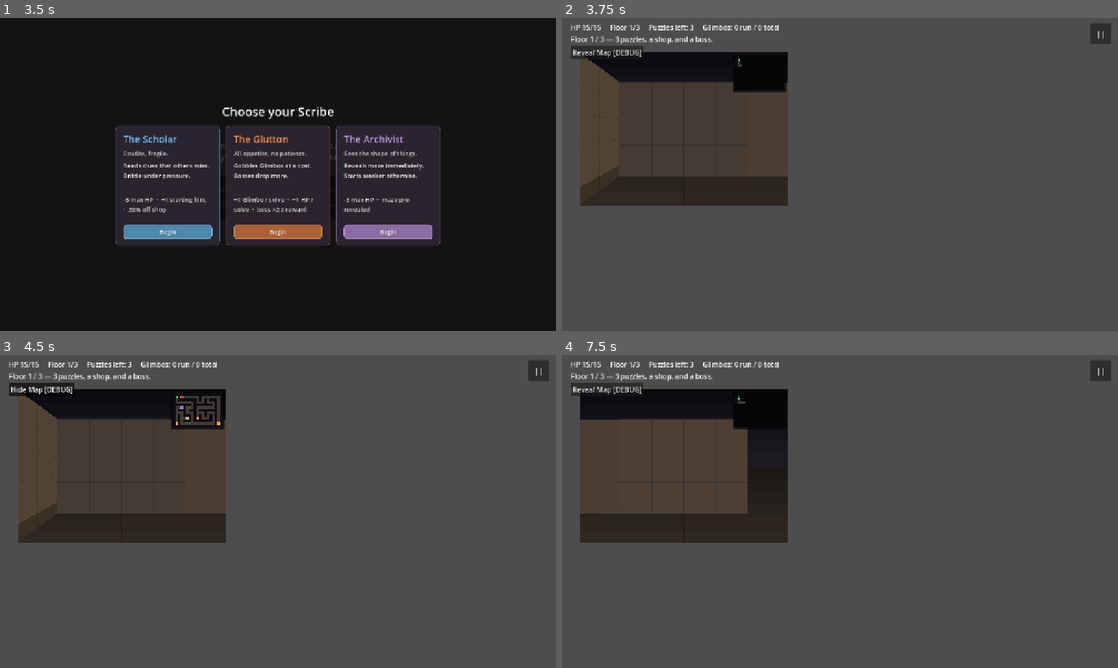
Above: before the commit, frames 1-4 (two rows, left to right).
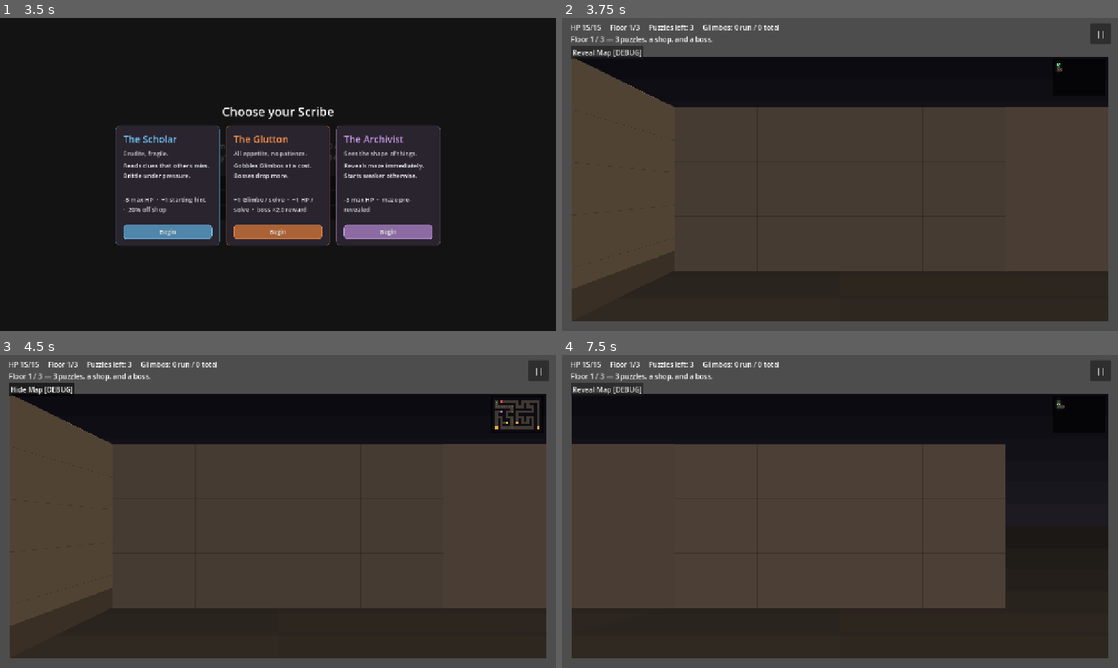
Above: after the commit, the same moments.

Repository: NickSanft/puzzle-dungeon-crawler
Game: Godot game, scene res://scenes/ui/main.tscn
The game is run twice, just before and just after one commit, with the same random seed, the same clock (stepped at 60 frames per second) and the same inputs.
Inputs (mouse positions are in pixels of both pictures, inside the frame that each line leads up to):
- Up to frame 1 (3.5 s): click "Start Run" at 0.5 s; click "Start Run" at 1.25 s; click "Start Daily" at 2 s; click "Start Daily" at 2.75 s
- Up to frame 2 (3.75 s): click "Begin" at 3.5 s
- Up to frame 3 (4.5 s): click "Reveal Map [DEBUG]" at 4.25 s
- Up to frame 4 (7.5 s): click "Hide Map [DEBUG]" at 5 s; click "||" at 5.75 s; click "Resume" at 6.5 s; tap Enter at 7.25 s; move the mouse to (962, 495) at 7.27 s; hold D from 7.28 s (still down); tap Q at 7.35 s; click (962, 495) at 7.42 s

Frame 1 is identical in both runs. In frame 2, 69% of the frame differs, in the area x 1-99%, y 10-97%; in frame 3, 69%; in frame 4, 47%.
Error before the commit: Parse Error: Identifier "mark_btn" not declared in the current scope. (res://scenes/puzzles/nonogram_board.gd:201)

Commit message:
feat(dungeon): runtime-resizable view fills available screen space

Diff:
--- a/project.godot
+++ b/project.godot
@@ -15,15 +15,6 @@
 config/features=PackedStringArray("4.6", "GL Compatibility")
 config/icon="res://icon.svg"
 
-[display]
-
-window/size/viewport_width=1280
-window/size/viewport_height=720
-window/size/resizable=true
-window/stretch/mode="canvas_items"
-window/stretch/aspect="expand"
-window/handheld/orientation=6
-
 [autoload]
 
 RNG="*res://scripts/core/rng.gd"
@@ -32,6 +23,14 @@
 RunManager="*res://scripts/core/run_manager.gd"
 Audio="*res://scripts/core/audio.gd"
 LayoutManager="*res://scripts/core/layout_manager.gd"
+
+[display]
+
+window/size/viewport_width=1280
+window/size/viewport_height=720
+window/stretch/mode="canvas_items"
+window/stretch/aspect="expand"
+window/handheld/orientation=6
 
 [dotnet]
 
--- a/scenes/dungeon/dungeon.gd
+++ b/scenes/dungeon/dungeon.gd
@@ -2,10 +2,14 @@
 extends Node2D
 
 # --- First-person view config ---
-const VIEW_W := 480
-const VIEW_H := 352
+# Default reference size; can be resized at runtime via set_view_size().
+const VIEW_W_DEFAULT := 480
+const VIEW_H_DEFAULT := 352
 const MAX_VIS_DEPTH := 6
 const DEPTH_SCALE := 0.62  # concentric-frame shrink per depth
+
+var _view_w: float = VIEW_W_DEFAULT
+var _view_h: float = VIEW_H_DEFAULT
 
 # --- Minimap ---
 const MINIMAP_TILE := 6
@@ -293,11 +297,23 @@
 static func _perpendicular(facing: int) -> Vector2i:
 	return FACING_VECTORS[(facing + 1) % 4]
 
+func set_view_size(w: float, h: float) -> void:
+	_view_w = max(200.0, w)
+	_view_h = max(160.0, h)
+	queue_redraw()
+
+# Test-only static variant for unit tests; uses the default size.
 static func _frame_at(depth: float) -> Rect2:
 	var s: float = pow(DEPTH_SCALE, depth)
-	var w: float = VIEW_W * s
-	var h: float = VIEW_H * s
-	return Rect2((VIEW_W - w) * 0.5, (VIEW_H - h) * 0.5, w, h)
+	var w: float = VIEW_W_DEFAULT * s
+	var h: float = VIEW_H_DEFAULT * s
+	return Rect2((VIEW_W_DEFAULT - w) * 0.5, (VIEW_H_DEFAULT - h) * 0.5, w, h)
+
+func _frame(depth: float) -> Rect2:
+	var s: float = pow(DEPTH_SCALE, depth)
+	var w: float = _view_w * s
+	var h: float = _view_h * s
+	return Rect2((_view_w - w) * 0.5, (_view_h - h) * 0.5, w, h)
 
 # --- Drawing ---
 
@@ -318,23 +334,21 @@
 	var parallax_x: float = 0.0
 
 	# --- Ceiling / floor gradients (6 strips each) -----------------------
-	var half_h: float = VIEW_H * 0.5
+	var half_h: float = _view_h * 0.5
 	var grad_steps: int = 6
 	for i in grad_steps:
 		var t0: float = float(i) / float(grad_steps)
 		var t1: float = float(i + 1) / float(grad_steps)
-		# Ceiling: dark at top → lighter at horizon
 		var c_top: Color = COLOR_CEILING_TOP.lerp(COLOR_CEILING_HORIZON, t0)
 		var c_bot: Color = COLOR_CEILING_TOP.lerp(COLOR_CEILING_HORIZON, t1)
 		var cy: float = t0 * half_h
 		var ch: float = (t1 - t0) * half_h
-		draw_rect(Rect2(0, cy, VIEW_W, ch), c_top.lerp(c_bot, 0.5))
-		# Floor: dark at horizon → lighter at bottom
+		draw_rect(Rect2(0, cy, _view_w, ch), c_top.lerp(c_bot, 0.5))
 		var f_top: Color = COLOR_FLOOR_HORIZON.lerp(COLOR_FLOOR_BOTTOM, t0)
 		var f_bot: Color = COLOR_FLOOR_HORIZON.lerp(COLOR_FLOOR_BOTTOM, t1)
 		var fy: float = half_h + t0 * half_h
 		var fh: float = (t1 - t0) * half_h
-		draw_rect(Rect2(0, fy, VIEW_W, fh), f_top.lerp(f_bot, 0.5))
+		draw_rect(Rect2(0, fy, _view_w, fh), f_top.lerp(f_bot, 0.5))
 
 	var fwd_v: Vector2i = FACING_VECTORS[_player_facing]
 	var left_v: Vector2i = FACING_VECTORS[(_player_facing + 3) % 4]
@@ -361,7 +375,7 @@
 		var back_tile: Vector2i = _player_pos + fwd_v * blocker
 		var back_col: Color = _wall_color_at(fog_t).lerp(COLOR_FOG, fog_t * 0.6)
 		back_col = _varied_wall_color(back_col, back_tile, 2)
-		var back_frame: Rect2 = _frame_at(float(blocker) + depth_offset)
+		var back_frame: Rect2 = _frame(float(blocker) + depth_offset)
 		back_frame.position.x += parallax_x
 		draw_rect(back_frame, back_col)
 		_draw_back_wall_stones(back_frame)
@@ -375,8 +389,8 @@
 	# Also: floor pattern, torch glow, door frames.
 	for depth in range(last_open, -1, -1):
 		var tile_pos: Vector2i = _player_pos + fwd_v * depth
-		var near_frame: Rect2 = _frame_at(float(depth) + depth_offset)
-		var far_frame: Rect2 = _frame_at(float(depth + 1) + depth_offset)
+		var near_frame: Rect2 = _frame(float(depth) + depth_offset)
+		var far_frame: Rect2 = _frame(float(depth + 1) + depth_offset)
 		near_frame.position.x += parallax_x
 		far_frame.position.x += parallax_x
 		var fog_near: float = float(depth) / float(MAX_VIS_DEPTH)
@@ -678,13 +692,13 @@
 	return flicker
 
 func _draw_trigger_marker(depth: float, parallax_x: float, trigger_type: String) -> void:
-	var near_frame: Rect2 = _frame_at(depth)
-	var far_frame: Rect2 = _frame_at(depth + 1)
+	var near_frame: Rect2 = _frame(depth)
+	var far_frame: Rect2 = _frame(depth + 1)
 	var y_far: float = far_frame.position.y + far_frame.size.y
 	var y_near: float = near_frame.position.y + near_frame.size.y
 	var mid_y: float = (y_far + y_near) * 0.5
 	var half_h: float = max(2.0, (y_near - y_far) * 0.35)
-	var cx: float = VIEW_W * 0.5 + parallax_x
+	var cx: float = _view_w * 0.5 + parallax_x
 	var half_w: float = max(3.0, far_frame.size.x * 0.25)
 	# Glow pulse — triggers shimmer so they're visible from afar.
 	var pulse: float = 1.0 + 0.18 * sin(Time.get_ticks_msec() * 0.004)
@@ -705,12 +719,12 @@
 func _draw_turn_fade() -> void:
 	# Fade down then back up, peaking at midpoint. Hides the facing snap.
 	var alpha: float = sin(_anim_progress * PI) * 0.75
-	draw_rect(Rect2(0, 0, VIEW_W, VIEW_H), Color(0, 0, 0, alpha))
+	draw_rect(Rect2(0, 0, _view_w, _view_h), Color(0, 0, 0, alpha))
 
 func _draw_minimap() -> void:
 	var mw: int = _tw * MINIMAP_TILE
 	var mh: int = _th * MINIMAP_TILE
-	var origin := Vector2(VIEW_W - mw - MINIMAP_MARGIN, MINIMAP_MARGIN)
+	var origin := Vector2(_view_w - mw - MINIMAP_MARGIN, MINIMAP_MARGIN)
 	draw_rect(Rect2(origin - Vector2(4, 4), Vector2(mw + 8, mh + 8)), COLOR_MINIMAP_BG)
 	# Base tiles.
 	for y in _th:
--- a/scenes/dungeon/run_scene.gd
+++ b/scenes/dungeon/run_scene.gd
@@ -57,6 +57,7 @@
 	# Touch controls + pause button.
 	_touch_controls = TouchControlsScene.instantiate()
 	_touch_controls.key_pressed.connect(_on_touch_key)
+	_touch_controls.visibility_changed.connect(_resize_dungeon_view)
 	add_child(_touch_controls)
 	if _resuming and SaveSystem.has_saved_run():
 		_restore_from_save()
@@ -92,17 +93,22 @@
 	_set_backdrop(false)
 	_message.text = "Continuing your run on floor %d." % GameState.current_floor
 
-func _apply_layout(is_portrait: bool, _is_compact: bool) -> void:
-	if _dungeon_layer == null:
+func _apply_layout(_is_portrait: bool, _is_compact: bool) -> void:
+	_resize_dungeon_view()
+
+func _resize_dungeon_view() -> void:
+	if _dungeon_layer == null or _dungeon == null:
 		return
 	var vp: Vector2 = get_viewport().get_visible_rect().size
-	if is_portrait:
-		# Stack: HUD on top, dungeon centered just below it, touch D-pad
-		# anchored to the bottom of the screen.
-		var dungeon_w: float = 480.0
-		_dungeon_layer.position = Vector2((vp.x - dungeon_w) * 0.5, 110)
-	else:
-		_dungeon_layer.position = Vector2(40, 80)
+	# Reserve space for HUD on top + touch D-pad on bottom (~150 px when shown).
+	var hud_top: float = 90.0
+	var dpad_h: float = 160.0 if (_touch_controls != null and _touch_controls.visible) else 24.0
+	var margin_x: float = 24.0
+	var view_w: float = max(320.0, vp.x - margin_x * 2.0)
+	var view_h: float = max(200.0, vp.y - hud_top - dpad_h)
+	_dungeon_layer.position = Vector2((vp.x - view_w) * 0.5, hud_top)
+	if _dungeon.has_method("set_view_size"):
+		_dungeon.set_view_size(view_w, view_h)
 
 func _on_touch_key(keycode: int) -> void:
 	if _paused or _dungeon == null:
--- a/scenes/puzzles/nonogram_board.gd
+++ b/scenes/puzzles/nonogram_board.gd
@@ -192,22 +192,24 @@
 	mode_row.alignment = BoxContainer.ALIGNMENT_CENTER
 	root.add_child(mode_row)
 	var fill_btn := Button.new()
+	var mark_btn := Button.new()
 	fill_btn.text = "Fill"
 	fill_btn.toggle_mode = true
 	fill_btn.button_pressed = not _touch_mark_mode
 	fill_btn.custom_minimum_size = Vector2(80, 44)
 	PuzzleStyle.apply_button_style(fill_btn,
 		PuzzleStyle.button_style(PuzzleStyle.NONO_CELL_FILLED.darkened(0.3), 0.15, PuzzleStyle.NONO_CELL_FILLED))
-	fill_btn.pressed.connect(func(): _touch_mark_mode = false; _refresh_mode_buttons(fill_btn, mark_btn))
-	mode_row.add_child(fill_btn)
-	var mark_btn := Button.new()
 	mark_btn.text = "Mark X"
 	mark_btn.toggle_mode = true
 	mark_btn.button_pressed = _touch_mark_mode
 	mark_btn.custom_minimum_size = Vector2(80, 44)
 	PuzzleStyle.apply_button_style(mark_btn,
 		PuzzleStyle.button_style(PuzzleStyle.NONO_CELL_MARKED.darkened(0.2), 0.15, PuzzleStyle.NONO_CELL_MARKED))
+	# Both buttons exist before connecting signals so the lambdas can capture
+	# each other for the toggle-pair behaviour.
+	fill_btn.pressed.connect(func(): _touch_mark_mode = false; _refresh_mode_buttons(fill_btn, mark_btn))
 	mark_btn.pressed.connect(func(): _touch_mark_mode = true; _refresh_mode_buttons(fill_btn, mark_btn))
+	mode_row.add_child(fill_btn)
 	mode_row.add_child(mark_btn)
 
 	var bottom := HBoxContainer.new()
Not shown, added: scripts/core/layout_manager.gd.uid
